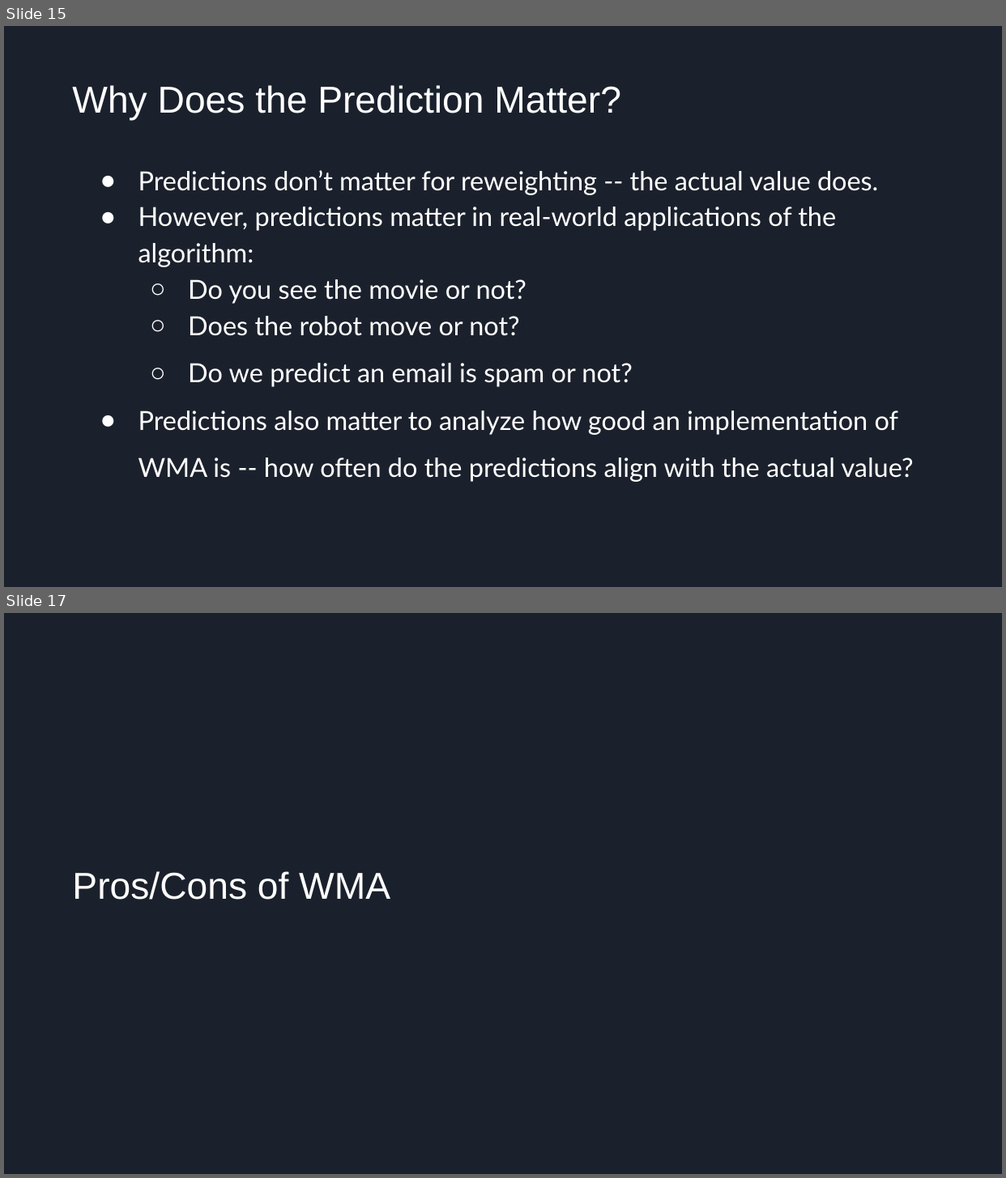
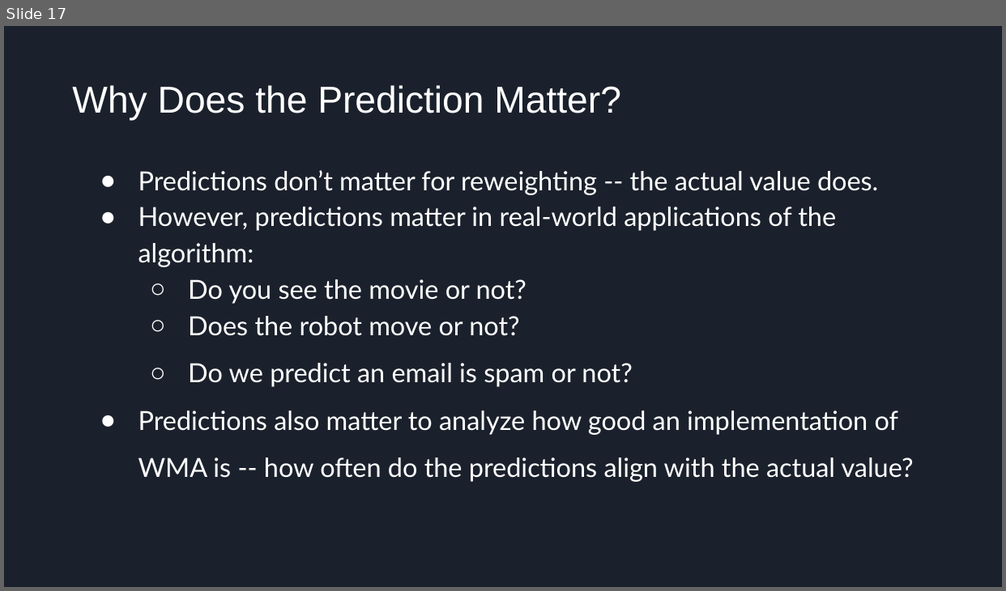
Before and after one commit to Teknowledge/Curriculum, a slide deck: machine_learning_curriculum/2.1 Weighted Majority Algorithm 1/2.1 Weighted Majority Algorithm.pptx. Shown one above the other, each under a label of ours: slides 15 and 17 before the commit, slide 17 after it; the slides between them are not shown. The pictures are 1006x1178 and 1006x591 pixels, drawn with LibreOffice and Linux fonts; fonts in the diff are those of the drawing. Boxes give left, top, right and bottom in pixels: in the first picture for what was removed or moved away, otherwise in the second. Text is boxed around its words. In the diff, an @@ line names an element or a change of style, - is before the commit and + after.

```diff
--- a/machine_learning_curriculum/2.1 Weighted Majority Algorithm 1/2.1 Weighted Majority Algorithm.pptx
+++ b/machine_learning_curriculum/2.1 Weighted Majority Algorithm 1/2.1 Weighted Majority Algorithm.pptx
@@ slide 17 removed at box(4, 613, 1002, 1174), background #1B212C @@
@@ title removed at box(72, 871, 390, 900) @@
-Pros/Cons of WMA
@@ what was slide 15 is now slide 17 @@
```
Also in this commit, not shown: 4 slides added, 1 other slide removed.
